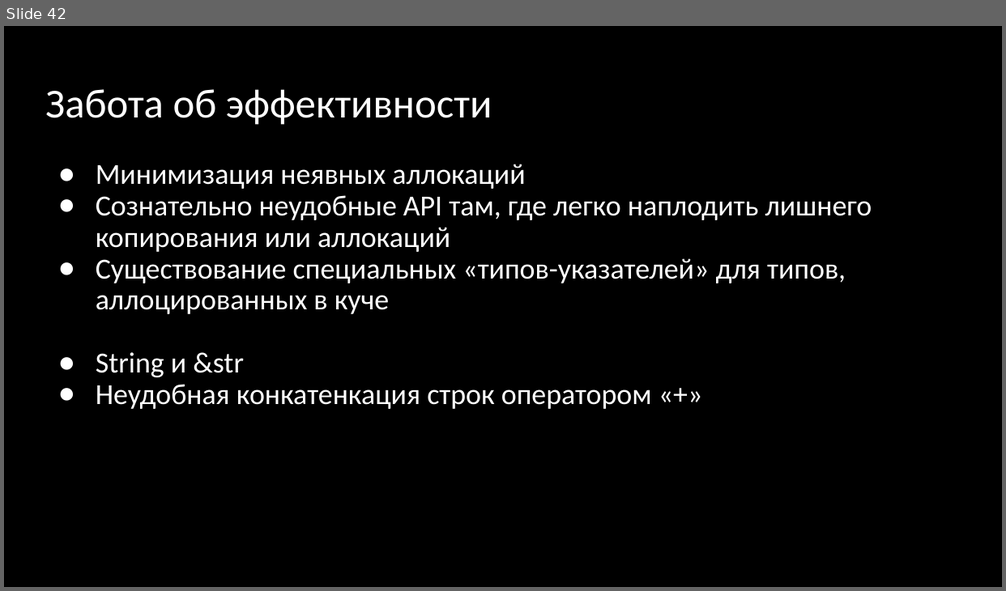
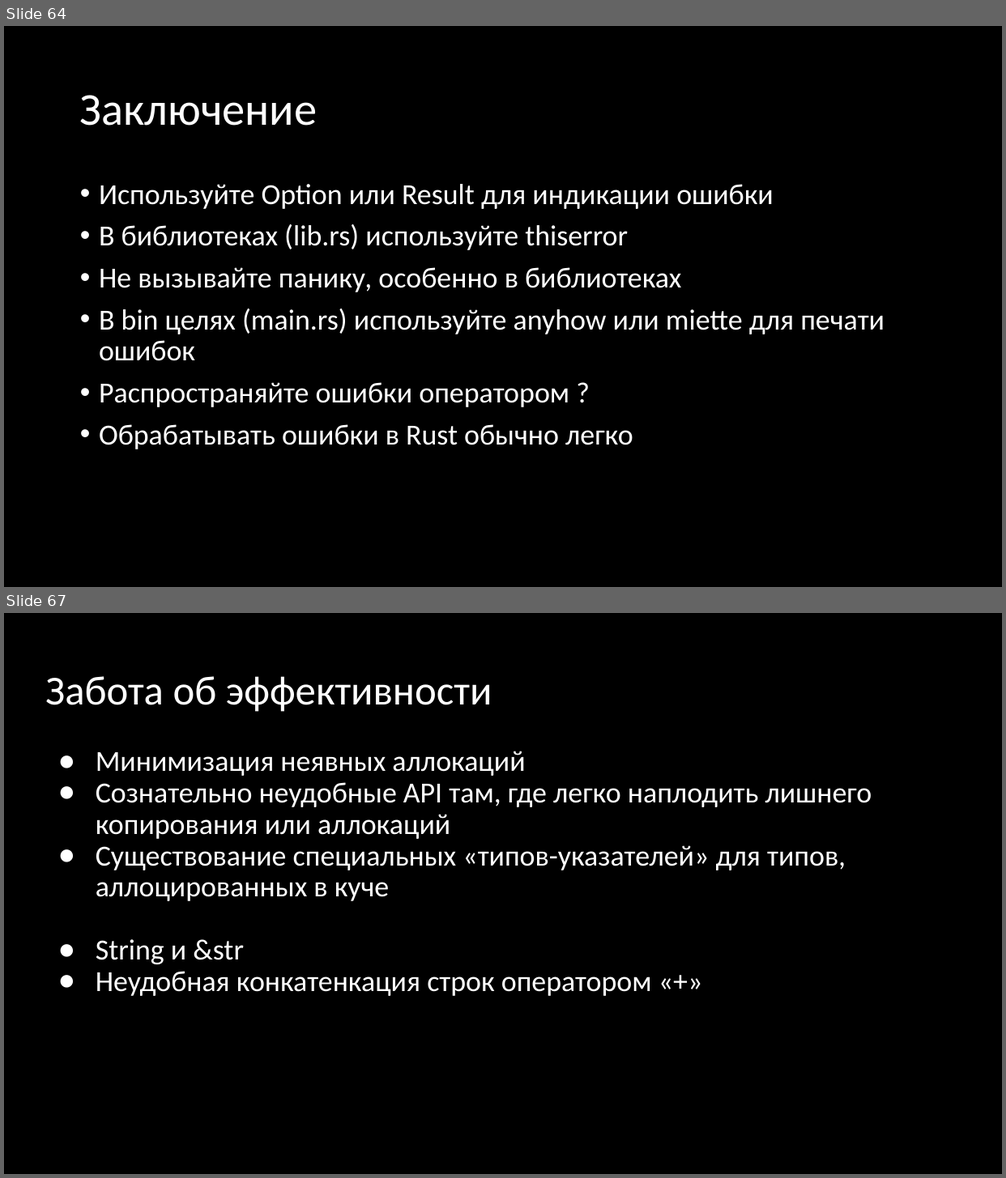
Before and after one commit to Gordon01/learn-rust, a slide deck: keynotes/Rust 2024.pptx. Shown one above the other, each under a label of ours: slide 42 before the commit, slides 64 and 67 after it; the slides between them are not shown. The pictures are 1006x591 and 1006x1178 pixels, drawn with LibreOffice and Linux fonts; fonts in the diff are those of the drawing. Boxes give left, top, right and bottom in pixels: in the first picture for what was removed or moved away, otherwise in the second. Text is boxed around its words. In the diff, an @@ line names an element or a change of style, - is before the commit and + after.

```diff
--- a/keynotes/Rust 2024.pptx
+++ b/keynotes/Rust 2024.pptx
@@ slide 64 added at (4,26,1002,587), background #000000 @@
@@ title added at (80,95,317,126), 44 pt, text #FFFFFF @@
+Заключение
@@ text added at (99,184,884,450), 28 pt, text #FFFFFF @@
+• Используйте Option или Result для индикации ошибки
+• В библиотеках (lib.rs) используйте thiserror
+• Не вызывайте панику, особенно в библиотеках
+• В bin целях (main.rs) используйте anyhow или miette для печати ошибок
+• Распространяйте ошибки оператором ?
+• Обрабатывать ошибки в Rust обычно легко
@@ what was slide 42 is now slide 67 @@
```
Also in this commit, not shown: 24 other slides added, 9 other files.
